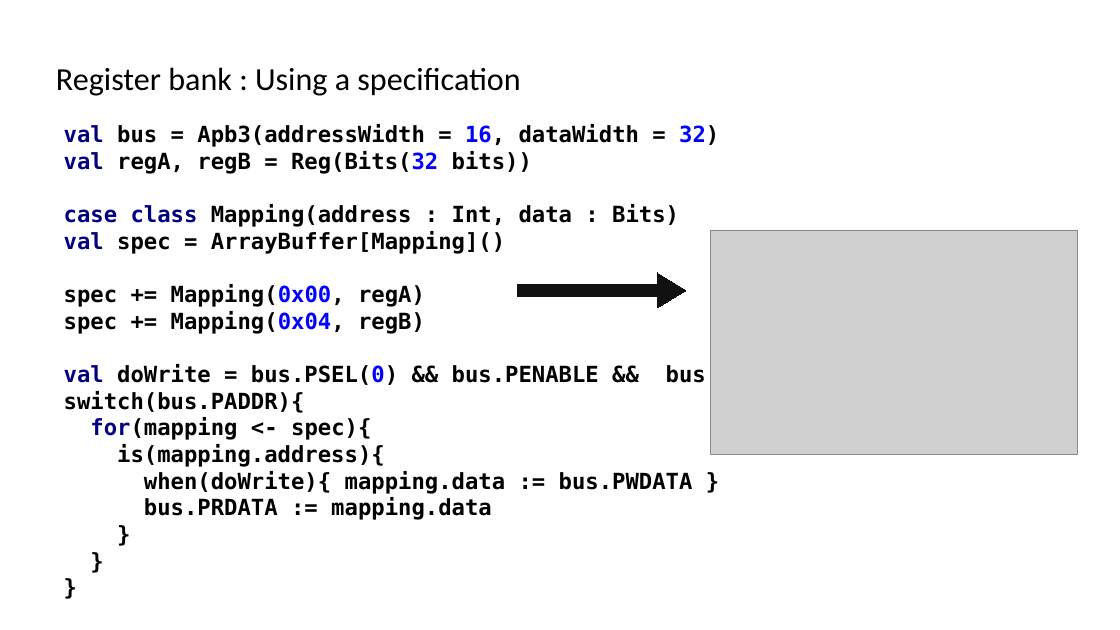
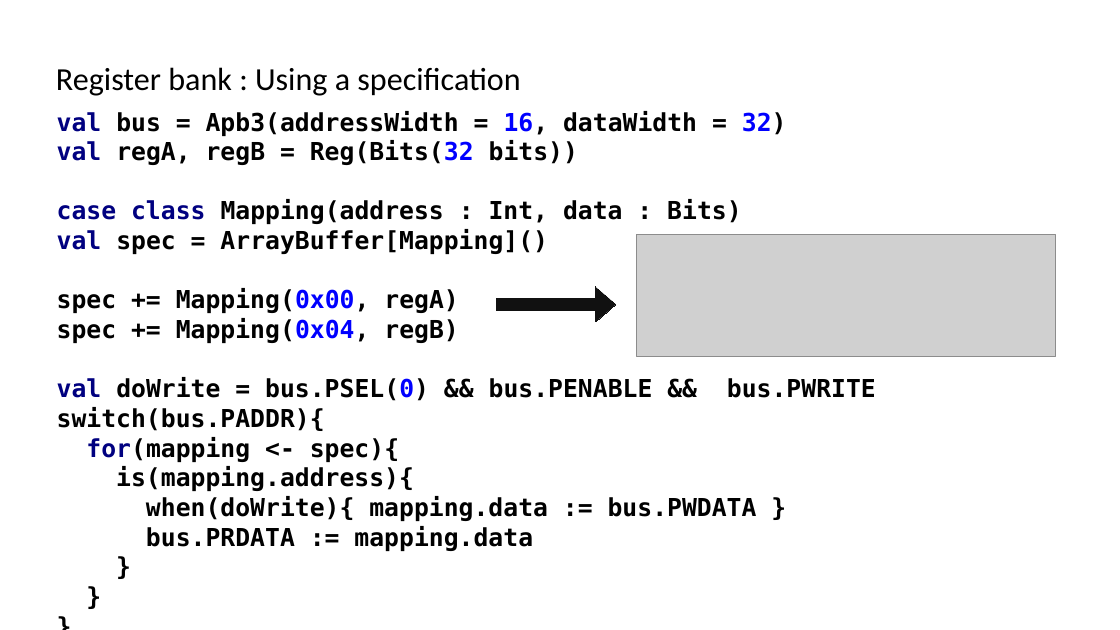
Before and after one commit to SpinalHDL/SpinalDoc, a slide deck: slide 7 of presentation/en/wosh_2019.odp. Drawn at 1120x630 pixels with LibreOffice and Linux fonts; fonts in the diff are those of the drawing; grey boxes stand for pictures. Boxes give left, top, right and bottom in pixels: in the first picture for what was removed or moved away, otherwise in the second. Text is boxed around its words. In the diff, an @@ line names an element or a change of style, - is before the commit and + after.

```diff
--- a/presentation/en/wosh_2019.odp
+++ b/presentation/en/wosh_2019.odp
@@ text "val bus = Apb3(addressWidth = ...": place and size @@
-text "val bus = Apb3(addressWidth = ..." at <box>64,124,800,520</box>
+text "val bus = Apb3(addressWidth = ..." at <box>57,111,876,551</box>
@@ text "val bus = Apb3(addressWidth = ..." at <box>57,111,876,551</box>: size 18 to 20 pt @@
@@ picture: place and size @@
-picture at <box>710,230,1077,455</box>
+picture at <box>637,234,1056,356</box>
@@ right arrow: place and size @@
-right arrow at <box>518,273,686,308</box>
+right arrow at <box>497,287,616,322</box>
@@ right arrow at <box>497,287,616,322</box>: proportions changed @@
```
Also in this commit, not shown: 6 other slides changed, 4 slides added, 2 other files.
